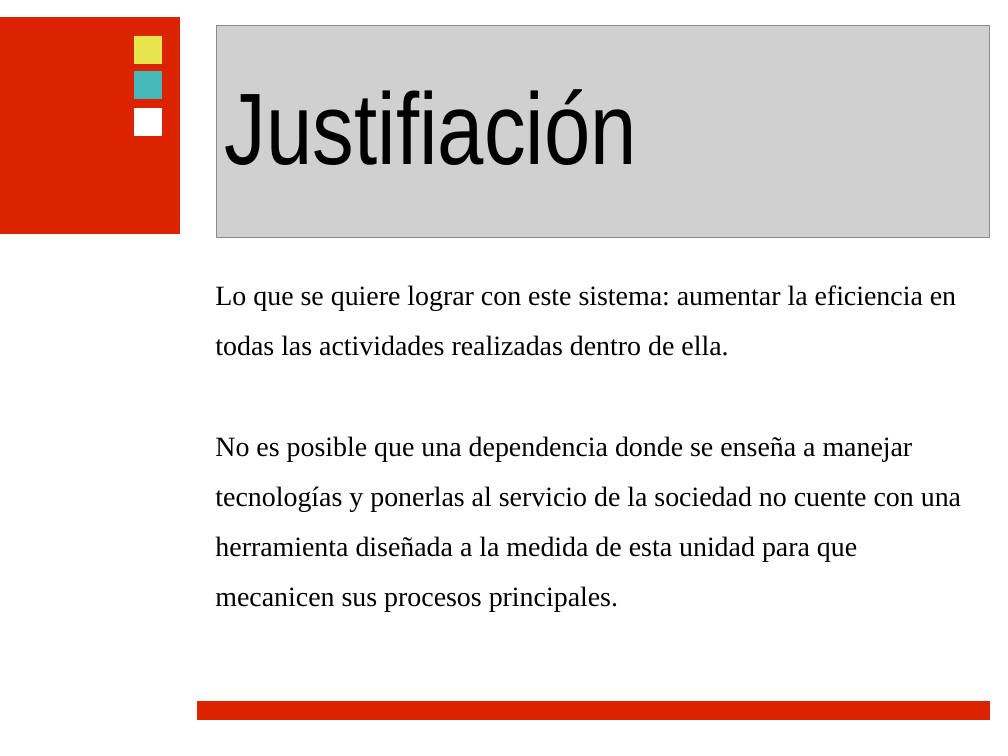
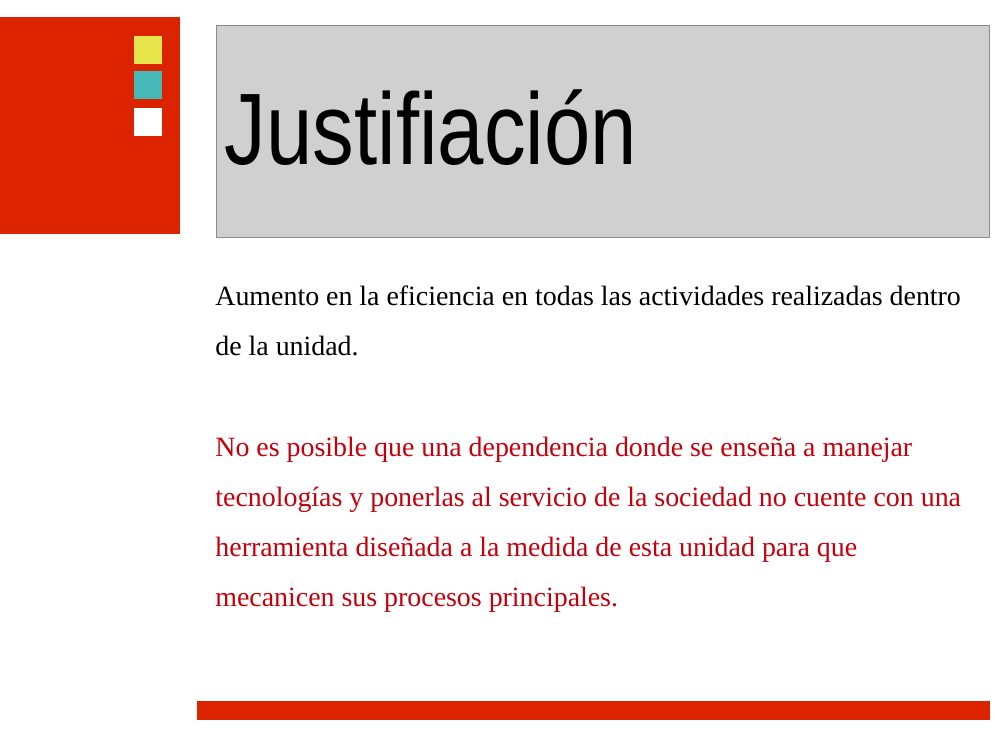
Before and after one commit to ramayac/jhard, a slide deck: slide 17 of presentaciones/primera defensa/jhard.odp. Drawn at 1008x756 pixels with LibreOffice and Linux fonts; fonts in the diff are those of the drawing; grey boxes stand for pictures; background and template pictures are left out. Boxes give left, top, right and bottom in pixels: in the first picture for what was removed or moved away, otherwise in the second. Text is boxed around its words. In the diff, an @@ line names an element or a change of style, - is before the commit and + after.

```diff
--- a/presentaciones/primera defensa/jhard.odp
+++ b/presentaciones/primera defensa/jhard.odp
@@ text at [215, 285, 961, 356]: text changed @@
-Lo que se quiere lograr con este sistema: aumentar la eficiencia en todas las actividades realizadas dentro de ella.
+Aumento en la eficiencia en todas las actividades realizadas dentro de la unidad.
@@ text at [215, 436, 961, 612]: text colour #000000 to #C5000B in "No es posible que una dependencia donde ..." @@
```
Also in this commit, not shown: 10 other slides changed.
